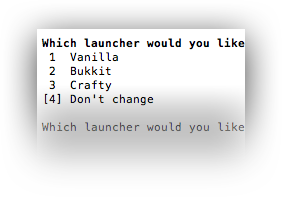
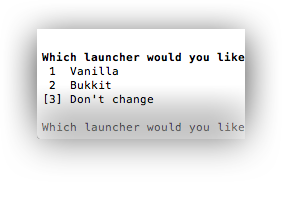
Before/after of a 282 x 197 layered artwork. What changed in the layer stack:
renamed "Layer 0" to "Layer 1", painted on it over [37, 37, 245, 162]
